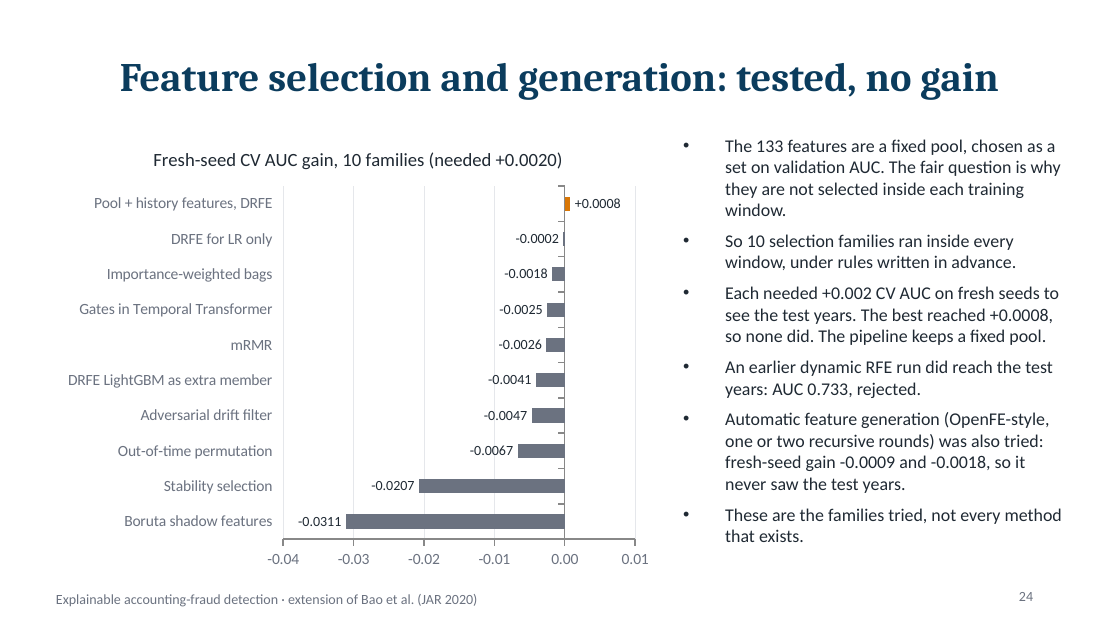
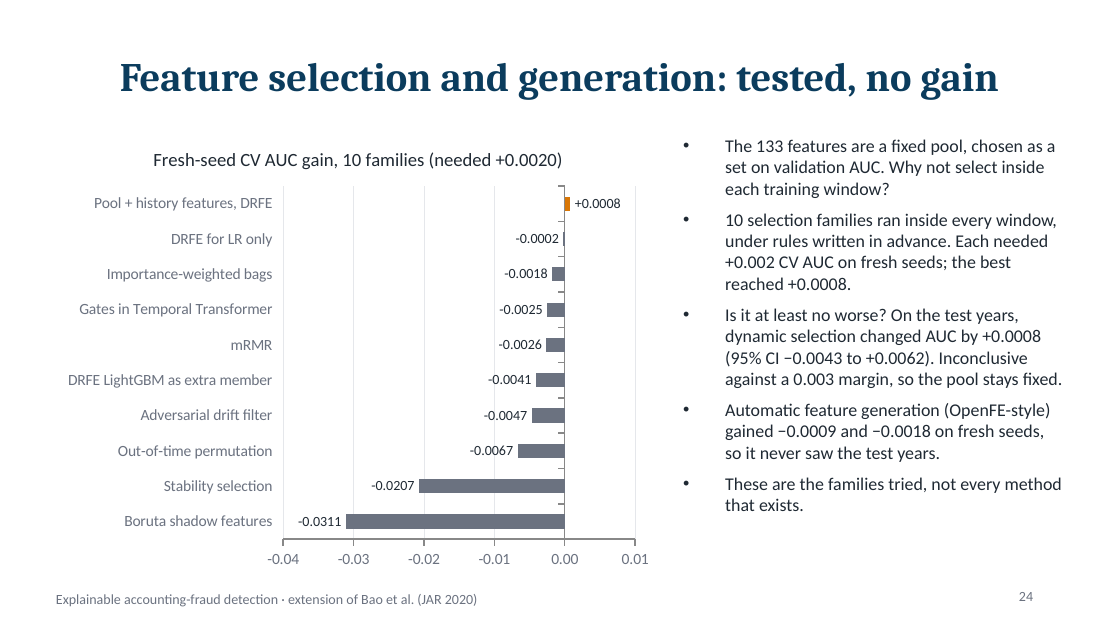
Before and after one commit to dhruv-37/Final-Year-Project-Minor, a slide deck: slide 24 of presentation/Fraud_Detection_Project.pptx. Drawn at 1120x630 pixels with LibreOffice and Linux fonts; fonts in the diff are those of the drawing. Boxes give left, top, right and bottom in pixels: in the first picture for what was removed or moved away, otherwise in the second. Text is boxed around its words. In the diff, an @@ line names an element or a change of style, - is before the commit and + after.

```diff
--- a/presentation/Fraud_Detection_Project.pptx
+++ b/presentation/Fraud_Detection_Project.pptx
@@ text at [725,139,1063,462]: text changed @@
-• The 133 features are a fixed pool, chosen as a set on validation AUC. The fair question is why they are not selected inside each training window.
-• So 10 selection families ran inside every window, under rules written in advance.
-• Each needed +0.002 CV AUC on fresh seeds to see the test years. The best reached +0.0008, so none did. The pipeline keeps a fixed pool.
-• An earlier dynamic RFE run did reach the test years: AUC 0.733, rejected.
-• Automatic feature generation (OpenFE-style, one or two recursive rounds) was also tried: fresh-seed gain -0.0009 and -0.0018, so it never saw the test years.
+• The 133 features are a fixed pool, chosen as a set on validation AUC. Why not select inside each training window?
+• 10 selection families ran inside every window, under rules written in advance. Each needed +0.002 CV AUC on fresh seeds; the best reached +0.0008.
+• Is it at least no worse? On the test years, dynamic selection changed AUC by +0.0008 (95% CI −0.0043 to +0.0062). Inconclusive against a 0.003 margin, so the pool stays fixed.
+• Automatic feature generation (OpenFE-style) gained −0.0009 and −0.0018 on fresh seeds, so it never saw the test years.
```
Also in this commit, not shown: 10 other files.
